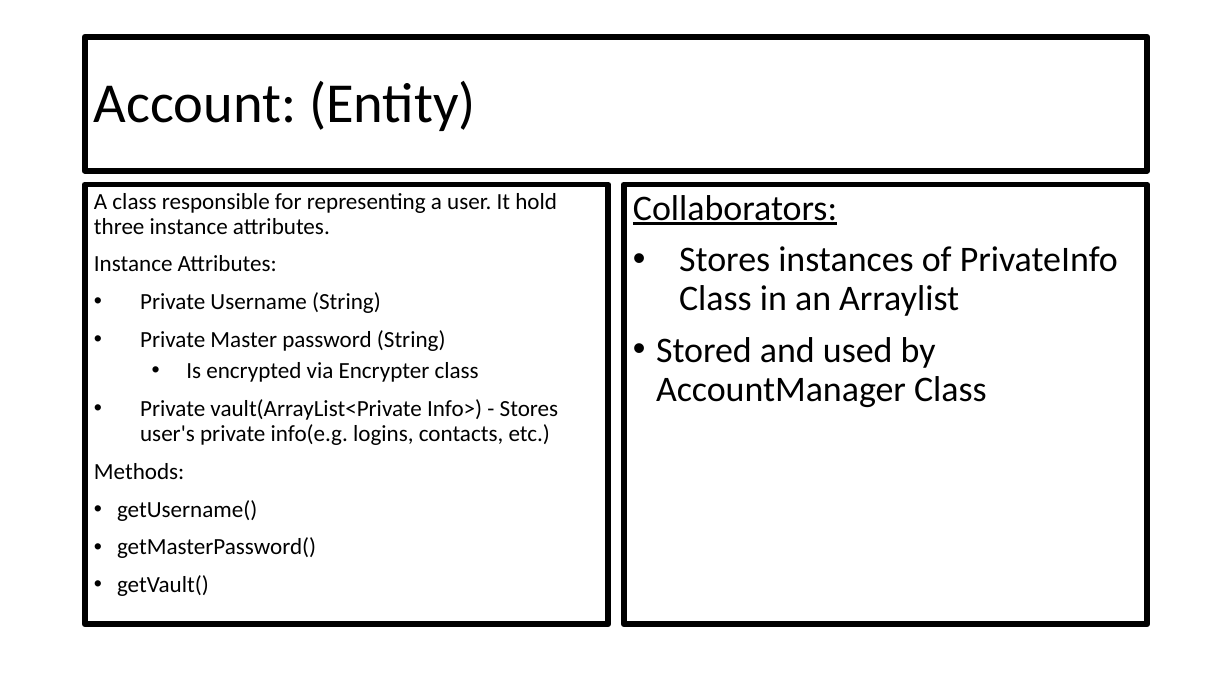
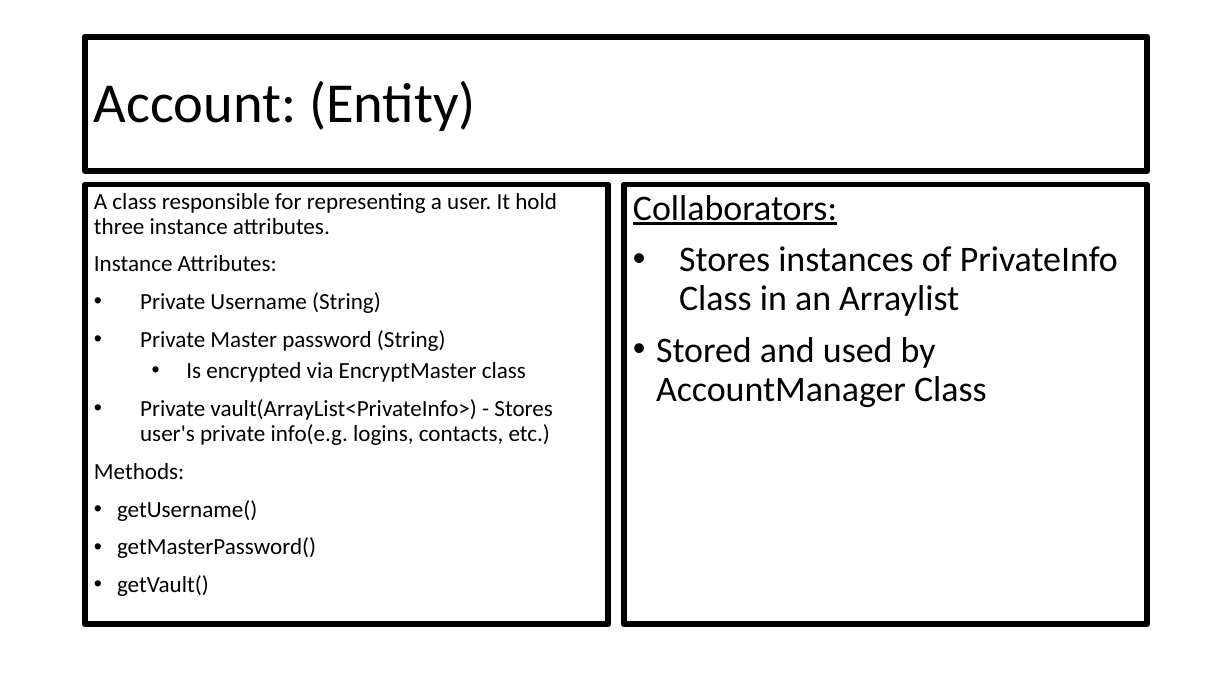
Before and after one commit to CSC207-UofT/course-project-group-020, a slide deck: slide 3 of phase0/CRC Cards.pptx. Drawn at 1232x693 pixels with LibreOffice and Linux fonts; fonts in the diff are those of the drawing. Boxes give left, top, right and bottom in pixels: in the first picture for what was removed or moved away, otherwise in the second. Text is boxed around its words. In the diff, an @@ line names an element or a change of style, - is before the commit and + after.

```diff
--- a/phase0/CRC Cards.pptx
+++ b/phase0/CRC Cards.pptx
@@ text at box(140, 362, 553, 445): text changed @@
-  • Is encrypted via Encrypter class
-• Private vault(ArrayList<Private Info>) - Stores user's private info(e.g. logins, contacts, etc.)
+  • Is encrypted via EncryptMaster class
+• Private vault(ArrayList<PrivateInfo>) - Stores user's private info(e.g. logins, contacts, etc.)
```
Also in this commit, not shown: 7 other slides changed.
